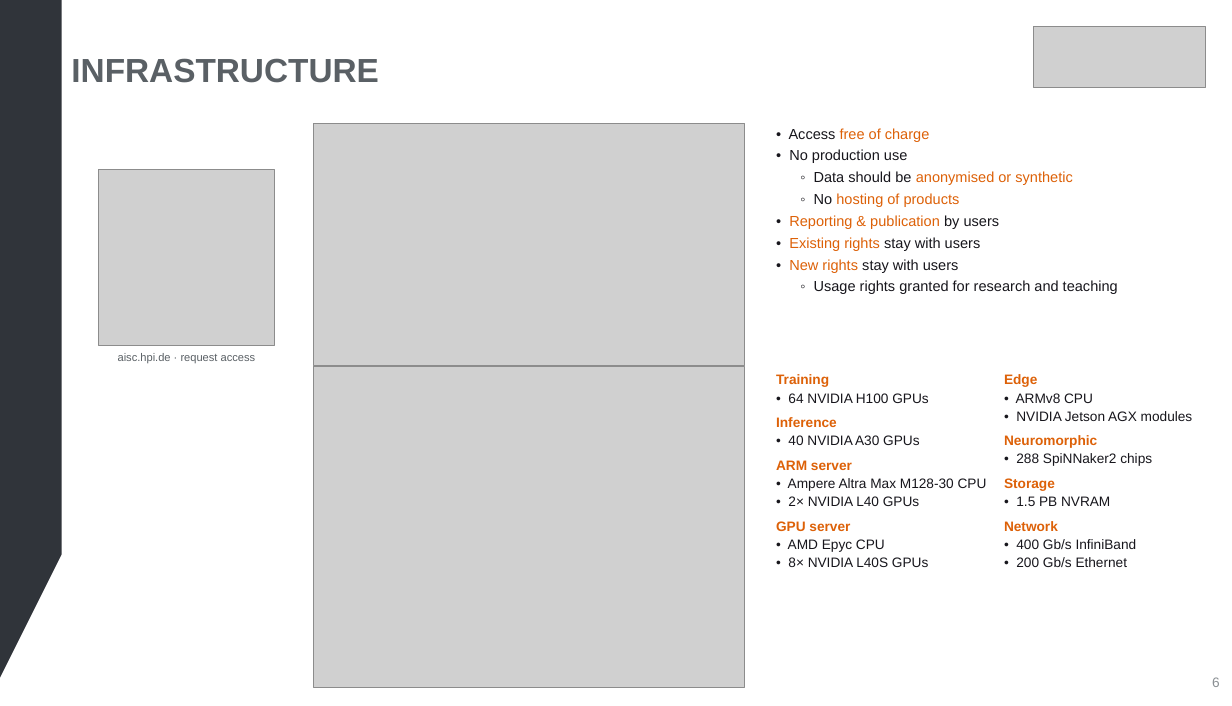
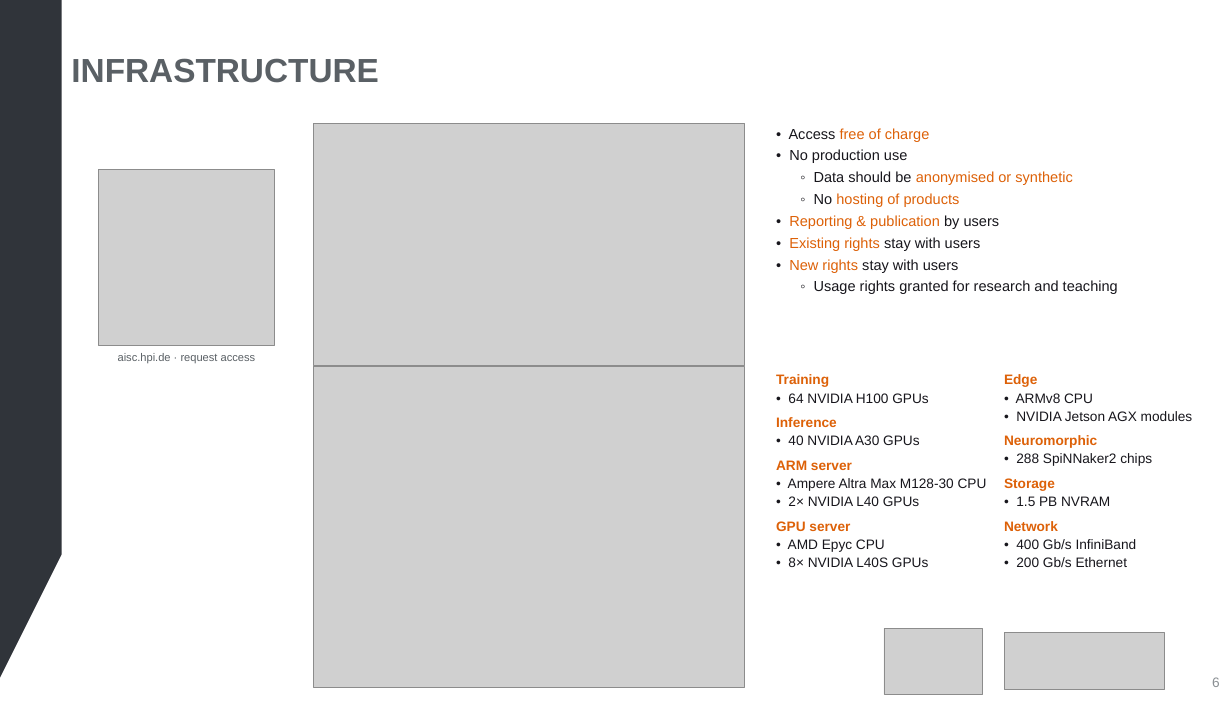
Before and after one commit to aihpi/workshop-rag-basics, a slide deck: slide 6 of slides/rag-workshop.pptx. Drawn at 1232x706 pixels with LibreOffice and Linux fonts; fonts in the diff are those of the drawing; grey boxes stand for pictures. Boxes give left, top, right and bottom in pixels: in the first picture for what was removed or moved away, otherwise in the second. Text is boxed around its words. In the diff, an @@ line names an element or a change of style, - is before the commit and + after.

```diff
--- a/slides/rag-workshop.pptx
+++ b/slides/rag-workshop.pptx
@@ rectangle added at (881,625,1180,696), fill #FFFFFF @@
@@ picture added at (884,628,983,694) @@
@@ picture: place and size @@
-picture at (1033,26,1206,87)
+picture at (1004,633,1164,689)
```
Also in this commit, not shown: 9 other slides changed, 2 other files.
